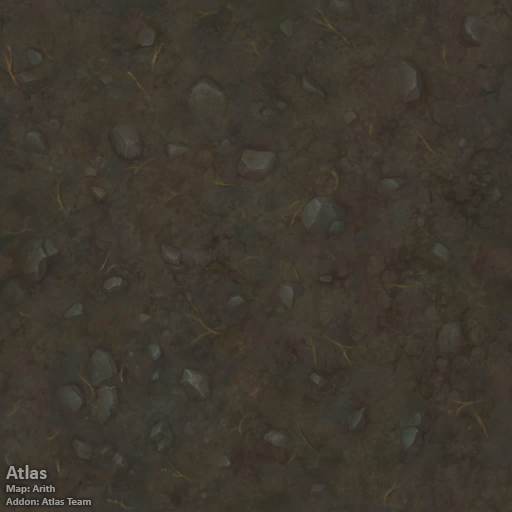
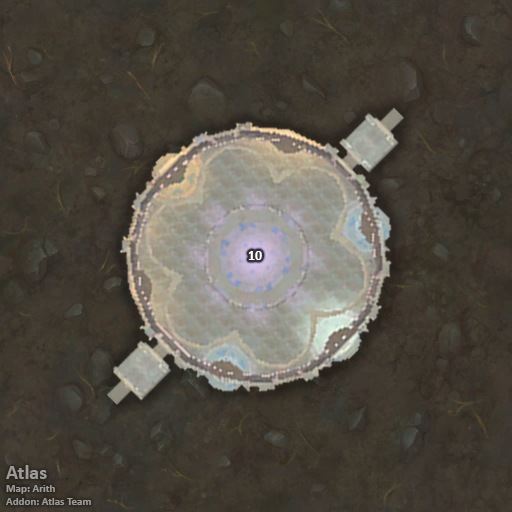
The second 512 × 512 image is a revision of the first. Changes to its layers:
renamed "2" to "10", showed it, painted on it over bbox(248, 251, 310, 336)
renamed "Group 4 copy" to "001", showed it, moved it above "Atlas Map: Arith Addon: Atlas Team", painted on it over bbox(106, 106, 405, 406)
